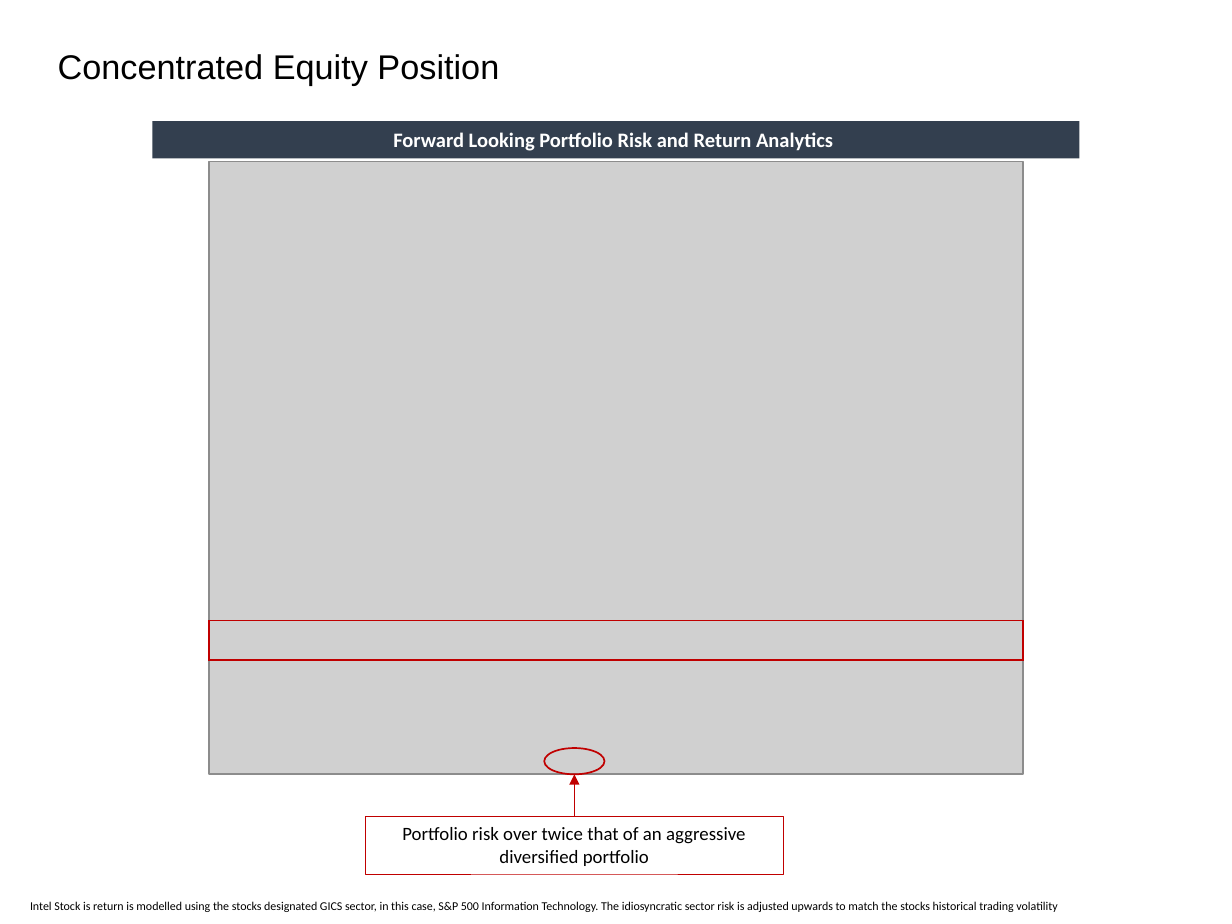
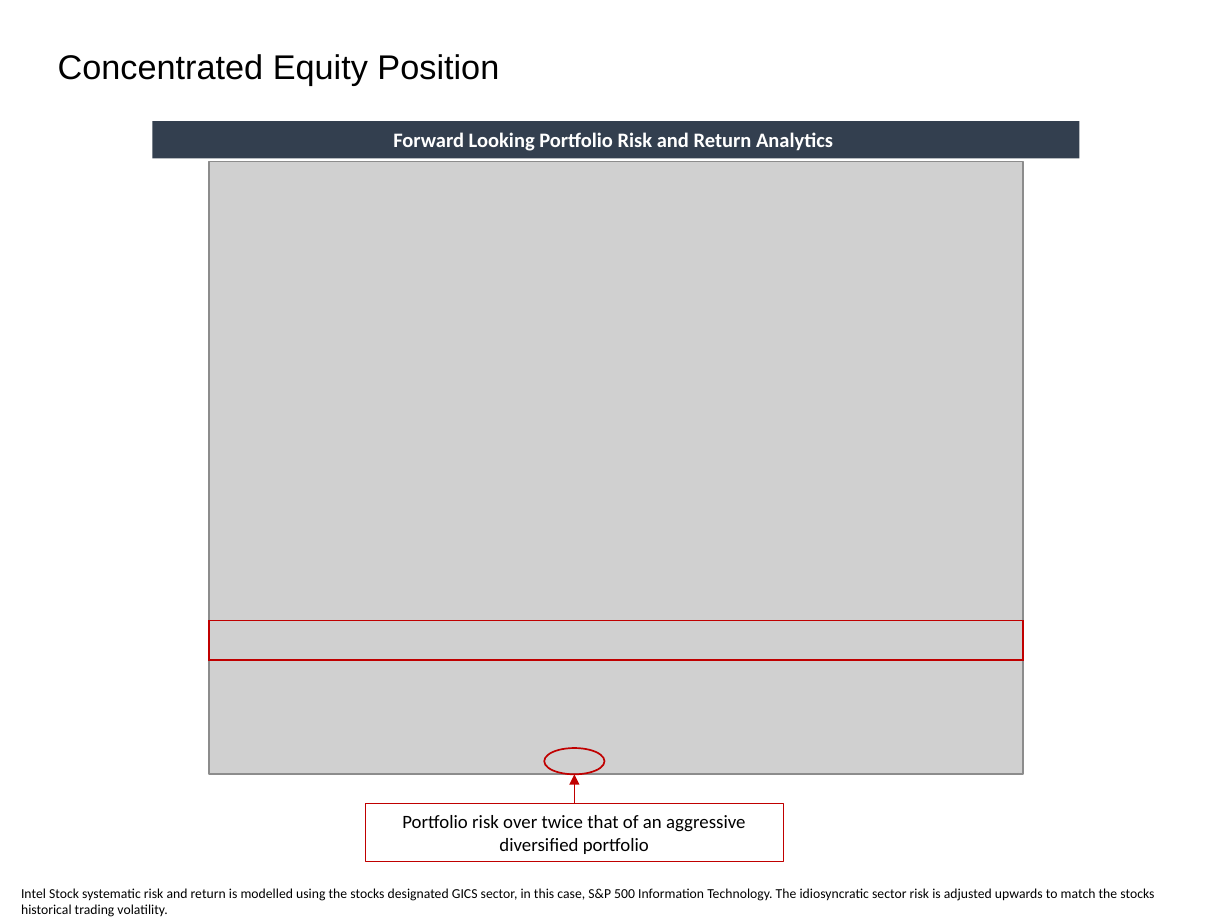
Before and after one commit to fabarker/epsilon-phi, a slide deck: slide 25 of epsilon-phi-core/src/python/epsilonPhi/ep_saa/marketing/Slides.pptx (slide 22 before the commit). Drawn at 1232x924 pixels with LibreOffice and Linux fonts; fonts in the diff are those of the drawing; grey boxes stand for pictures. Boxes give left, top, right and bottom in pixels: in the first picture for what was removed or moved away, otherwise in the second. Text is boxed around its words. In the diff, an @@ line names an element or a change of style, - is before the commit and + after.

Commit message:
code refactoring and case study additions

```diff
--- a/epsilon-phi-core/src/python/epsilonPhi/ep_saa/marketing/Slides.pptx
+++ b/epsilon-phi-core/src/python/epsilonPhi/ep_saa/marketing/Slides.pptx
@@ arrow moved from (574, 816) - (574, 775) to (574, 803) - (574, 775) @@
@@ rectangle "Portfolio risk over twice that ...": place and size @@
-rectangle "Portfolio risk over twice that ..." at (365,816,784,873)
+rectangle "Portfolio risk over twice that ..." at (365,803,784,861)
@@ text at (21,888,1154,917): text changed; size 7 to 8 pt @@
-Intel Stock is return is modelled using the stocks designated GICS sector, in this case, S&P 500 Information Technology. The idiosyncratic sector risk is adjusted upwards to match the stocks historical trading volatility
+Intel Stock systematic risk and return is modelled using the stocks designated GICS sector, in this case, S&P 500 Information Technology. The idiosyncratic sector risk is adjusted upwards to match the stocks historical trading volatility.
```
Also in this commit, not shown: 18 other slides changed, 5 slides added, 2 slides removed, 21 other files.
